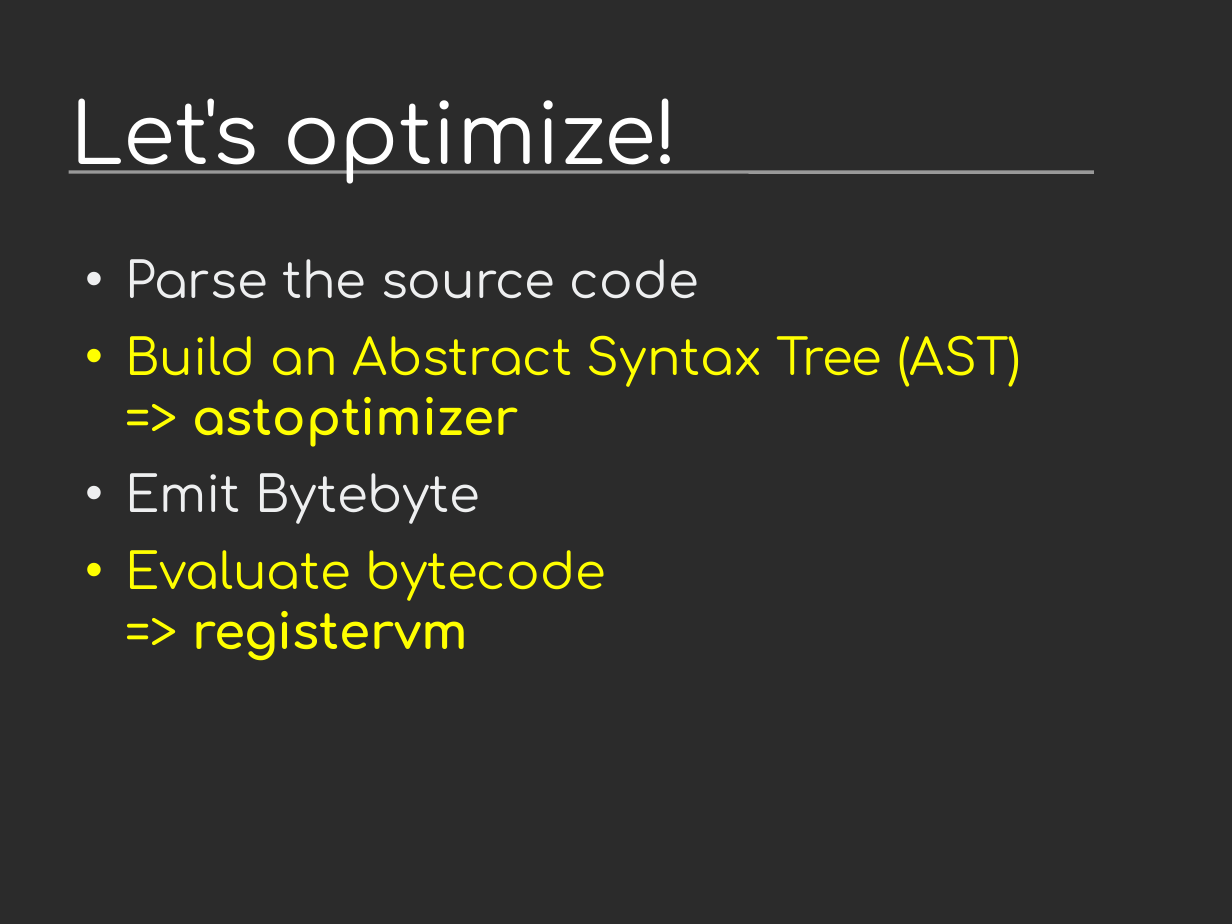
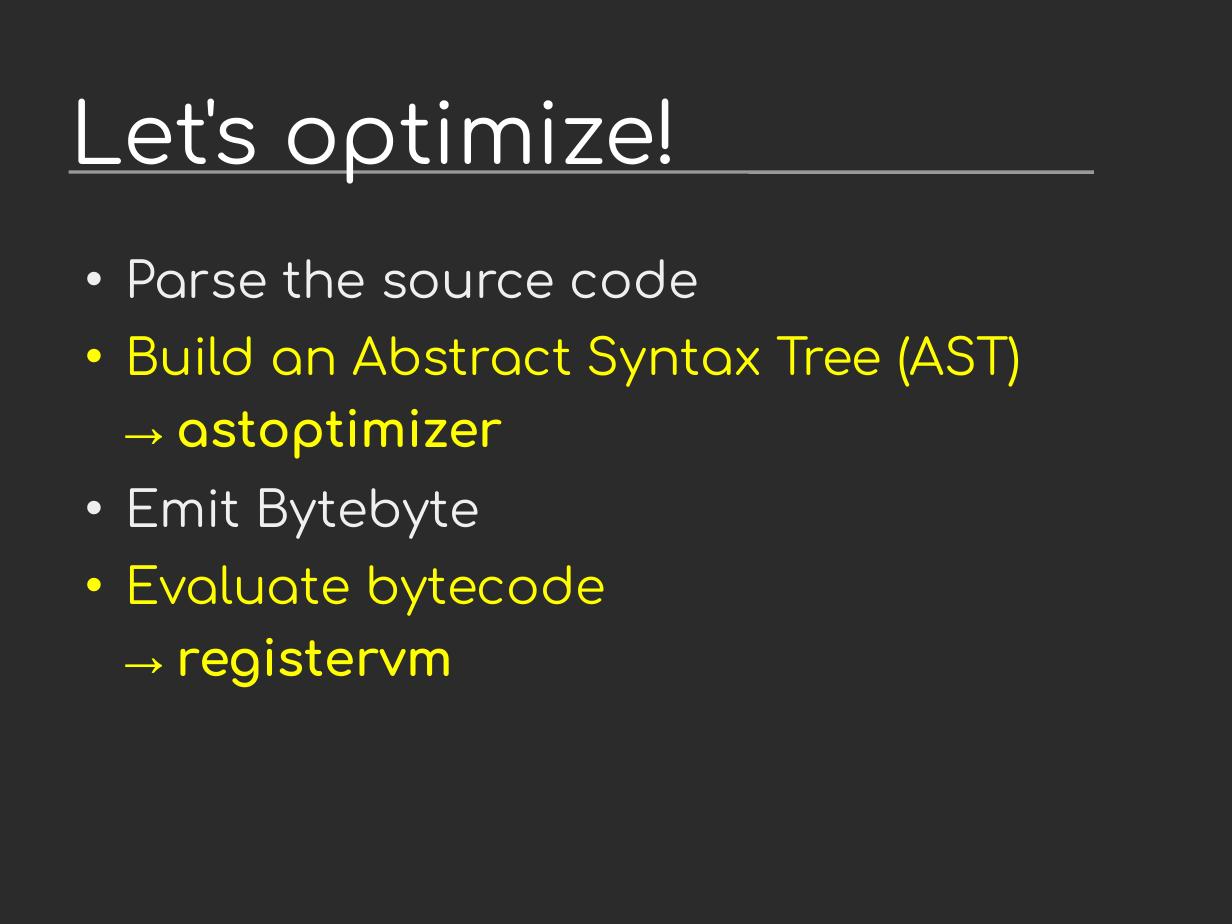
Before and after one commit to vstinner/talks, a slide deck: slide 8 of 2013-FOSDEM/faster_cpython.odp (slide 7 before the commit). Drawn at 1232x924 pixels with LibreOffice and Linux fonts; fonts in the diff are those of the drawing; background and template pictures are left out; a plain dark background stands for a picture behind light text. Boxes give left, top, right and bottom in pixels: in the first picture for what was removed or moved away, otherwise in the second. Text is boxed around its words. In the diff, an @@ line names an element or a change of style, - is before the commit and + after.

```diff
--- a/2013-FOSDEM/faster_cpython.odp
+++ b/2013-FOSDEM/faster_cpython.odp
@@ text at (125, 335, 1021, 459): text changed @@
-  • Build an Abstract Syntax Tree (AST)
-    => astoptimizer
+  • Build an Abstract Syntax Tree (AST)
+    → astoptimizer
@@ text at (125, 565, 606, 688): text changed @@
-  • Evaluate bytecode
-    => registervm
+  • Evaluate bytecode
+    → registervm
```
Also in this commit, not shown: 14 other slides changed, 5 slides added, 1 other file.
